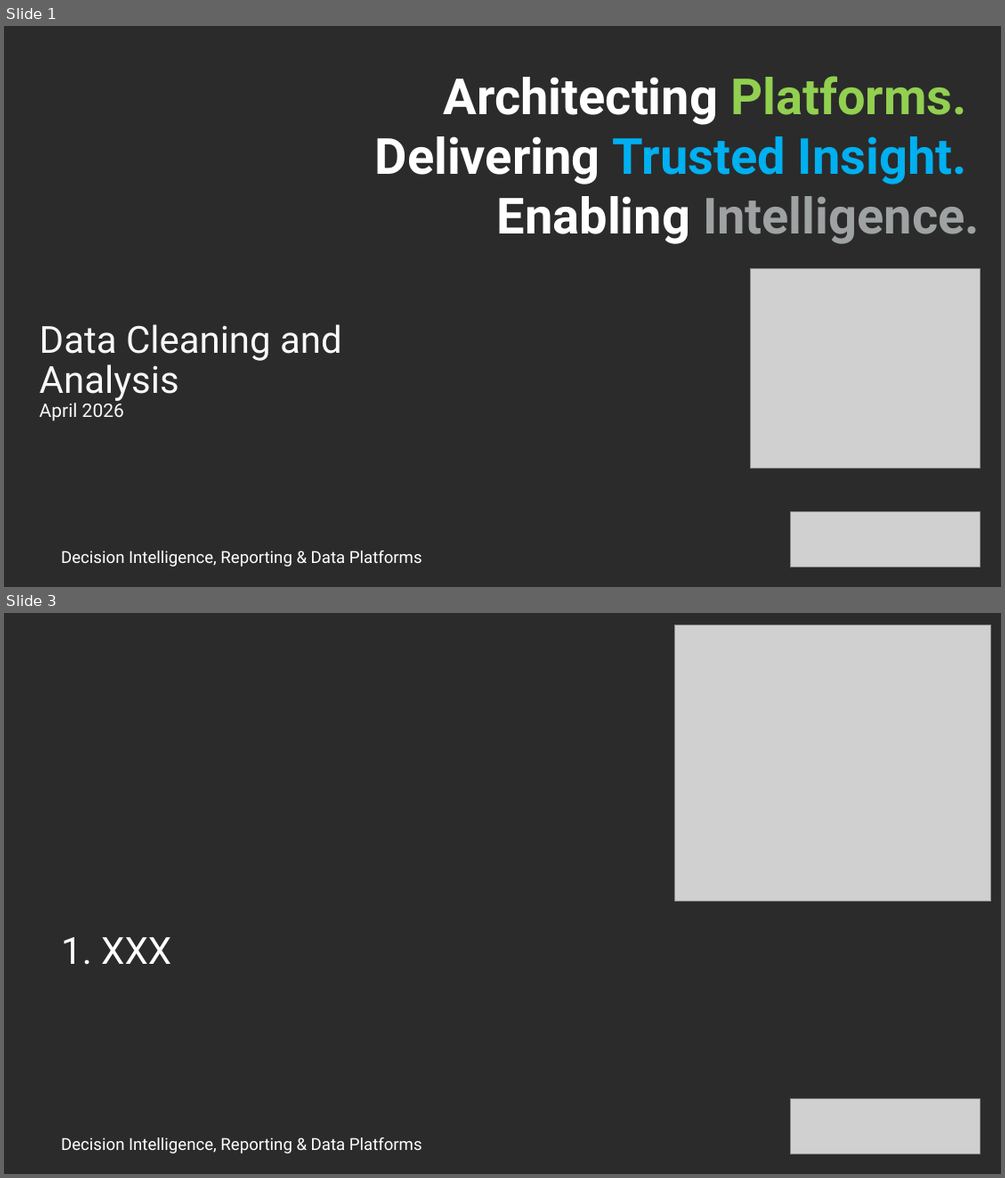
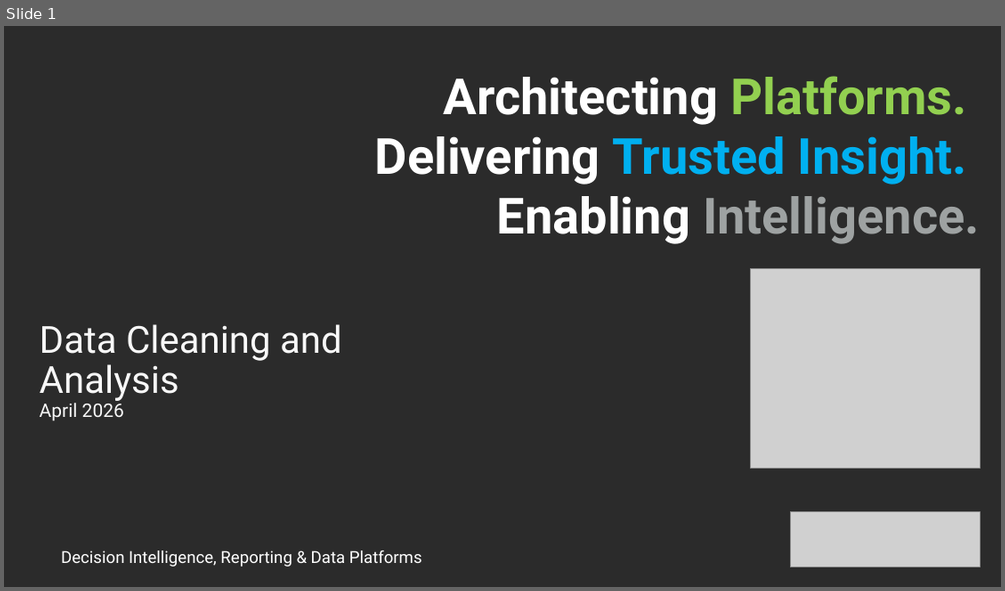
Before and after one commit to sc-grads/sc_TeolanGovender_2026, a slide deck: Sales Data Processing-Project-April2026/project/reports/DataCleaningandAnalysis_SambeConsulting.pptx. Shown one above the other, each under a label of ours: slides 1 and 3 before the commit, slide 1 after it; the slides between them are not shown. The pictures are 1005x1178 and 1005x591 pixels, drawn with LibreOffice and Linux fonts; fonts in the diff are those of the drawing; grey boxes stand for pictures; background and template pictures are left out; a plain dark background stands for a picture behind light text. Boxes give left, top, right and bottom in pixels: in the first picture for what was removed or moved away, otherwise in the second. Text is boxed around its words. In the diff, an @@ line names an element or a change of style, - is before the commit and + after.

Commit message:
Data cleaning project - written report and presentation

```diff
--- a/Sales Data Processing-Project-April2026/project/reports/DataCleaningandAnalysis_SambeConsulting.pptx
+++ b/Sales Data Processing-Project-April2026/project/reports/DataCleaningandAnalysis_SambeConsulting.pptx
@@ slide 3 removed at bbox=[4, 613, 1001, 1174], background picture (left out) @@
@@ picture removed at bbox=[675, 625, 991, 900] @@
@@ text removed at bbox=[61, 937, 171, 964] @@
-1. XXX
@@ picture removed at bbox=[791, 1099, 979, 1154] @@
@@ text removed at bbox=[61, 1137, 422, 1153] @@
-Decision Intelligence, Reporting & Data Platforms
```
Also in this commit, not shown: 8 slides changed, 4 other files.
